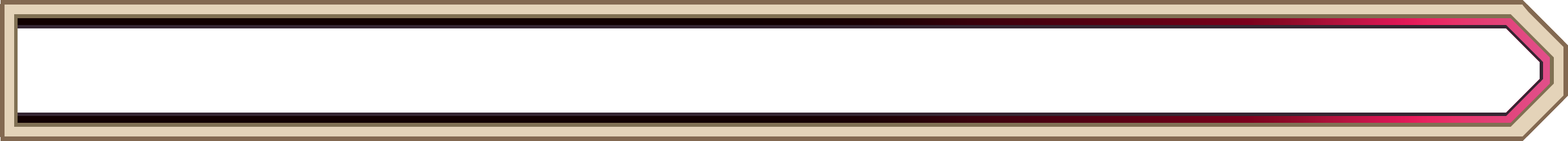
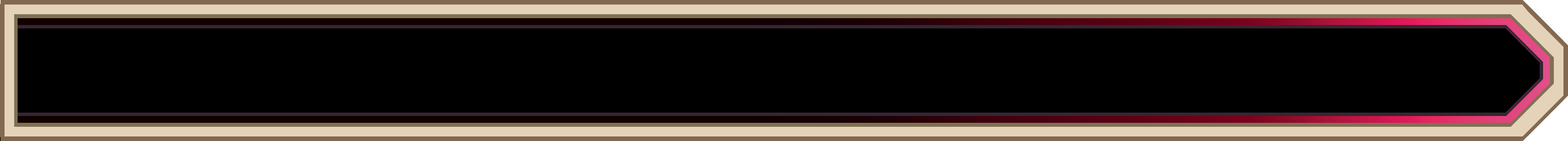
The second w=1568, h=141 image is a revision of the first. Changes to its layers:
added layer "Capa 27" above "Capa 13" over [0, 28, 1540, 141]
